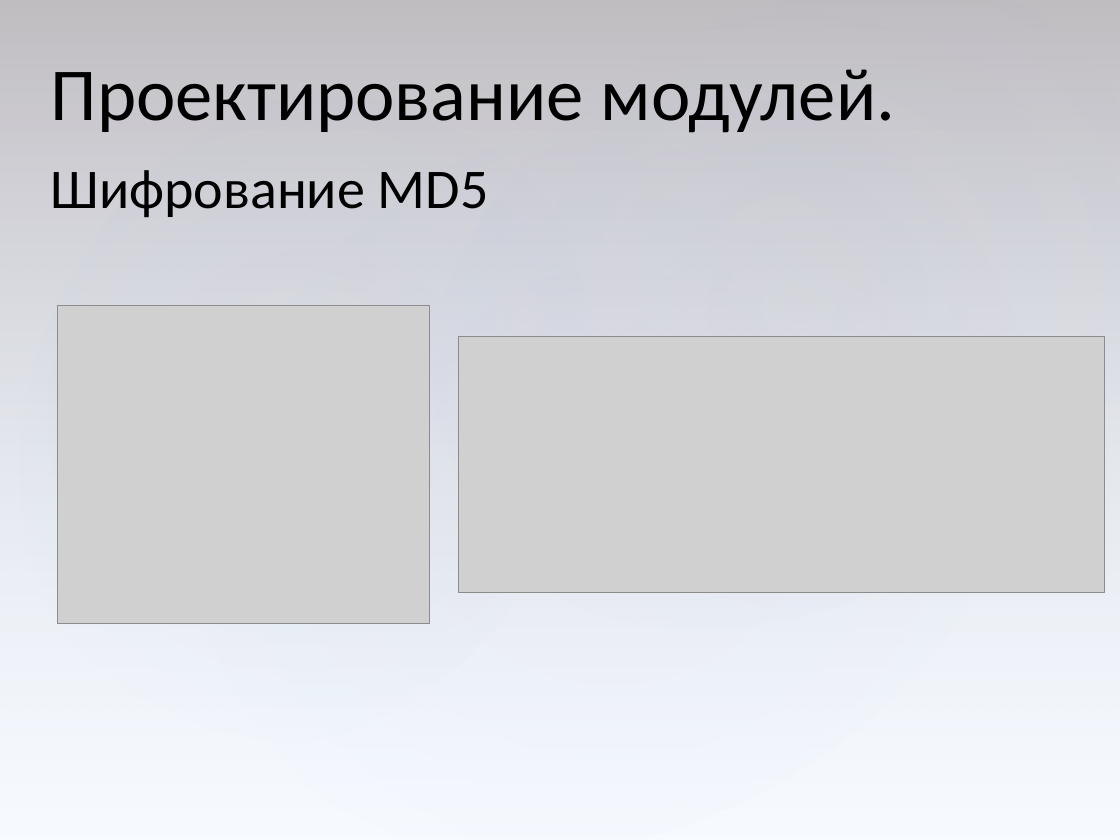
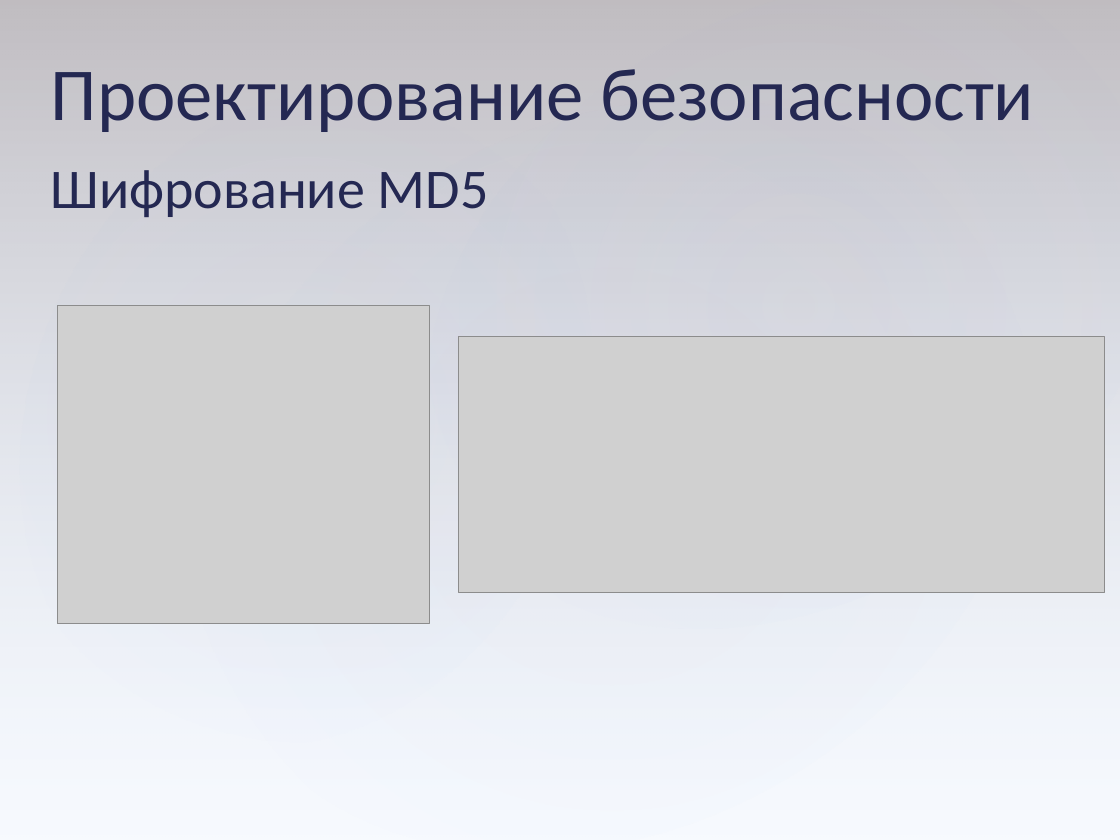
Before and after one commit to serpikovs/in40, a slide deck: slide 34 of !docs/common.pptx. Drawn at 1120x840 pixels with LibreOffice and Linux fonts; fonts in the diff are those of the drawing; grey boxes stand for pictures. Boxes give left, top, right and bottom in pixels: in the first picture for what was removed or moved away, otherwise in the second. Text is boxed around its words. In the diff, an @@ line names an element or a change of style, - is before the commit and + after.

```diff
--- a/!docs/common.pptx
+++ b/!docs/common.pptx
@@ text at [51,69,1035,132]: text changed; text colour #000000 to #242852 @@
-Проектирование модулей.
+Проектирование безопасности
@@ text "Шифрование MD5" at [51,170,489,217]: text colour #000000 to #242852 @@
```
Also in this commit, not shown: 34 other slides changed.
